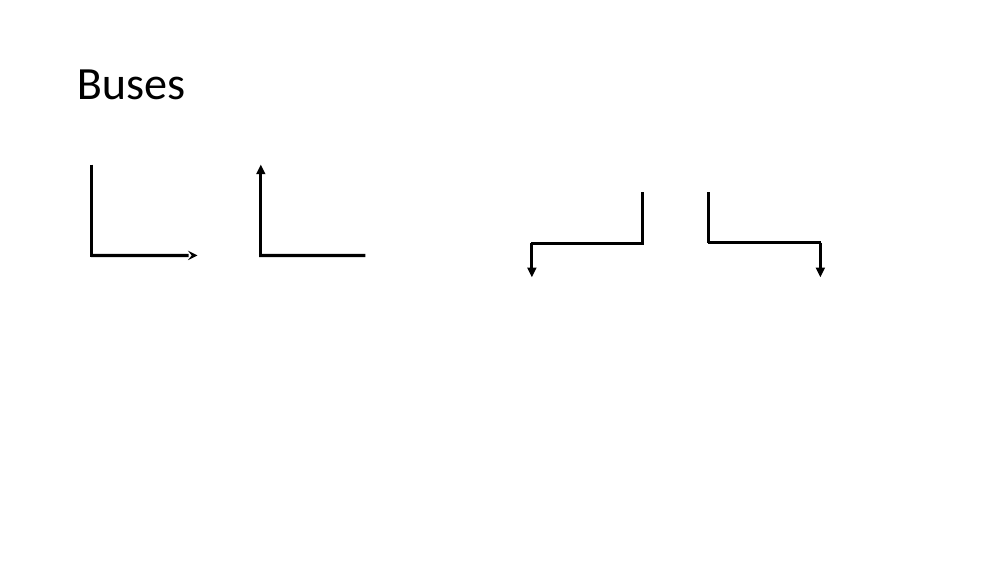
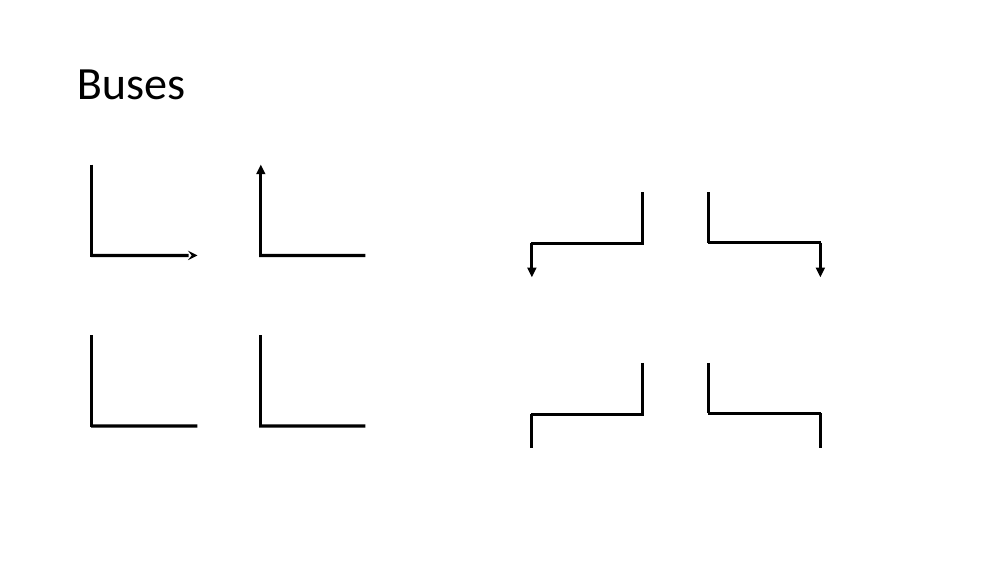
Before and after one commit to dillonhuff/CircuitFigures, a slide deck: slide 5 of CircuitFigures.pptx. Drawn at 1008x567 pixels with LibreOffice and Linux fonts; fonts in the diff are those of the drawing. Boxes give left, top, right and bottom in pixels: in the first picture for what was removed or moved away, otherwise in the second. Text is boxed around its words. In the diff, an @@ line names an element or a change of style, - is before the commit and + after.

Commit message:
Added more buses and changed default font to black for registers

```diff
--- a/CircuitFigures.pptx
+++ b/CircuitFigures.pptx
@@ line added from (91, 335) to (91, 427), #000000 3 pt @@
@@ line added from (261, 335) to (261, 427), #000000 3 pt @@
@@ line added from (643, 363) to (643, 415), #000000 3 pt @@
@@ line added from (709, 363) to (709, 414), #000000 3 pt @@
@@ line added from (532, 414) to (644, 414), #000000 3 pt @@
@@ line added from (532, 414) to (532, 448), #000000 3 pt @@
@@ line added from (709, 414) to (821, 414), #000000 3 pt @@
@@ line added from (820, 414) to (820, 448), #000000 3 pt @@
@@ line added from (197, 426) to (91, 426), #000000 3 pt @@
@@ line added from (365, 426) to (259, 426), #000000 3 pt @@
```
Also in this commit, not shown: 1 other slide changed, 1 slide added.
